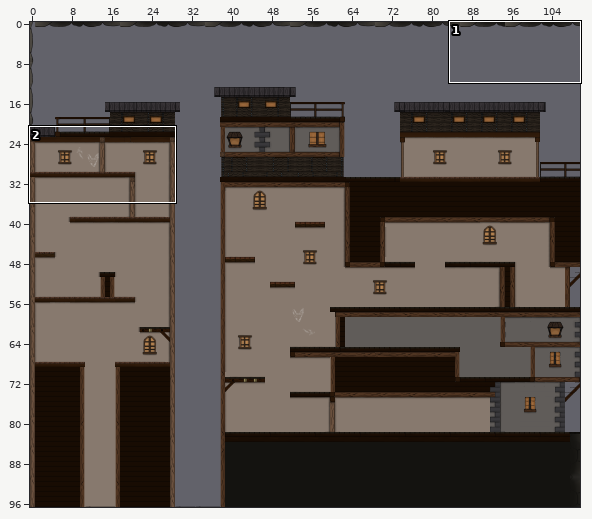
Two versions of a level (Tiled map, Version_RELEASE/version_RELEASE/assets/tiles/level_Part_1.tmx). The picture above shows the old version from afar; the outline marks the close-up.
Close-up. Old version:
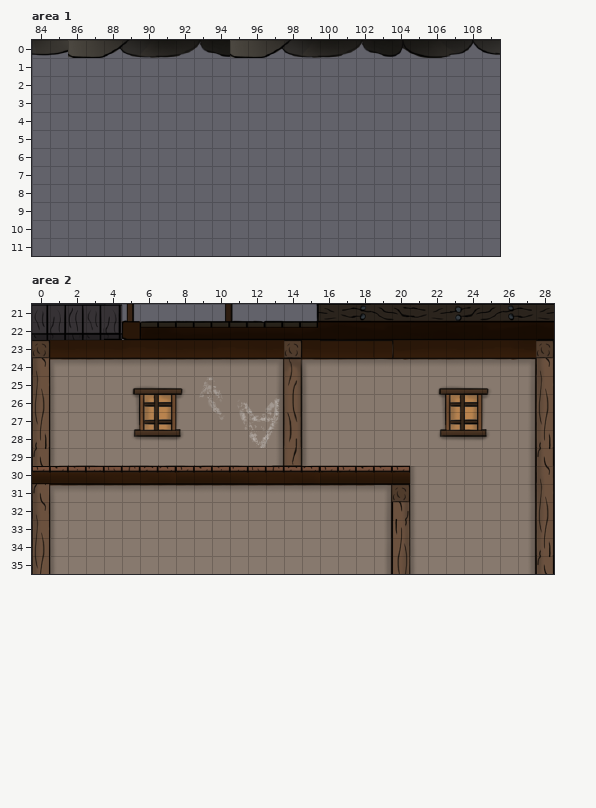
Cells are 32x32 px. Shown: area 1 x 84..109, y 0..11; area 2 x 0..28, y 21..35. The commit also changed other parts of the map, which this record leaves out.
Now the later version:
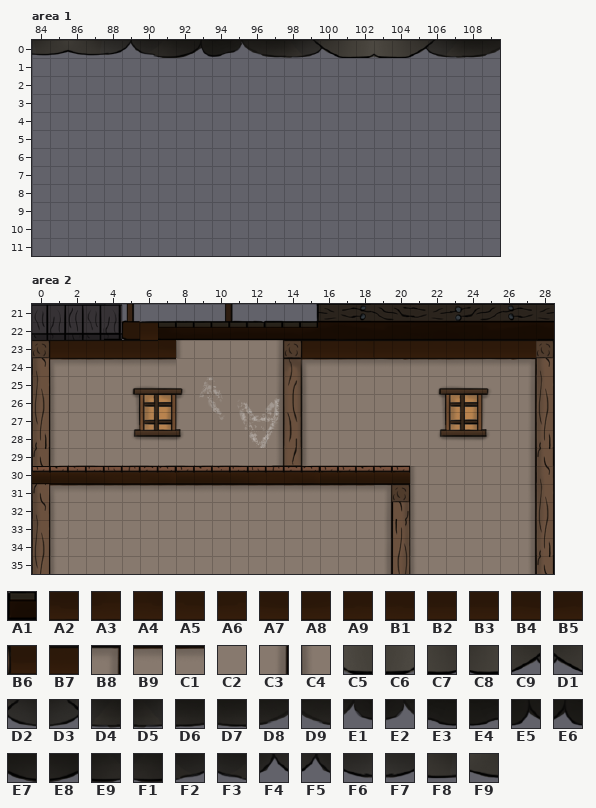
Key: from "platforms": A1 337, A2 375 flipped left-right, A3 376, A4 376 flipped left-right, A5 377, A6 377 flipped left-right, A7 378, A8 378 flipped left-right, A9 379, B1 379 flipped left-right, B2 380, B3 380 flipped left-right, B4 381, B5 381 flipped left-right, B6 382 flipped left-right, B7 387, B8 438, B9 442, C1 443, C2 488, C3 494, C4 496, C5 2186, C6 2186 flipped left-right, C7 2187, C8 2187 flipped left-right, C9 2188, D1 2188 flipped left-right, D2 2189, D3 2189 flipped left-right, D4 2190, D5 2190 flipped left-right, D6 2191, D7 2191 flipped left-right, D8 2192, D9 2192 flipped left-right, E1 2193, E2 2193 flipped left-right, E3 2194, E4 2194 flipped left-right, E5 2195, E6 2195 flipped left-right, E7 2196, E8 2196 flipped left-right, E9 2197, F1 2197 flipped left-right, F2 2198, F3 2198 flipped left-right, F4 2199, F5 2199 flipped left-right, F6 2200, F7 2200 flipped left-right, F8 2201 flipped left-right, F9 2202 flipped left-right.
__ is an empty cell, .. an unchanged one.
Difference:
--- layer "Platforms", area 1
@@ x 86..109 @@
- 0 C5 C7 C9 D2 D4 D6 D8 E1 E3 C5 C7 C9 D2 D4 D6 D8 E1 E3 E5 E7 E9 F2 F4 F6
+ 0 F9 F8 F7 F5 F3 F1 E8 E6 E4 E2 D9 D7 D5 D3 D1 C8 C6 C5 C7 C9 D2 D4 D6 D8
--- layer "Fond", area 2
@@ x 8..13 @@
-23 __ __ __ __ __ __
-24 B9 C1 B9 C1 B9 B8
+23 C4 C2 C2 C2 C2 C3
+24 C2 C2 C2 C2 C2 C3
--- layer "Platforms", area 2
@@ x 1..27 @@
-22 .. .. .. .. .. A1 .. .. .. .. .. .. .. .. .. .. .. .. .. .. .. .. .. .. .. .. ..
-23 A7 A9 B2 B4 A3 A5 .. .. .. .. .. A7 A9 .. B4 .. .. .. .. B6 B5 B3 B1 A8 A6 A4 A2
+22 .. .. .. .. .. B7 .. .. .. .. .. .. .. .. .. .. .. .. .. .. .. .. .. .. .. .. ..
+23 B7 B7 B7 B7 B7 B7 .. .. .. .. .. __ __ .. B7 .. .. .. .. B7 B7 B7 B7 B7 B7 B7 B7
--- layer "Secret", area 2
@@ x 8..11 @@
-23 A9 B2 A3 A5
+23 __ __ __ __
Pixel boxes of the changes (left, top, right, bottom) in both close-ups:
changed: (68, 40, 500, 58)
changed: (50, 322, 158, 358)
changed: (176, 340, 284, 368)
changed: (302, 340, 320, 341)
changed: (392, 340, 536, 358)
